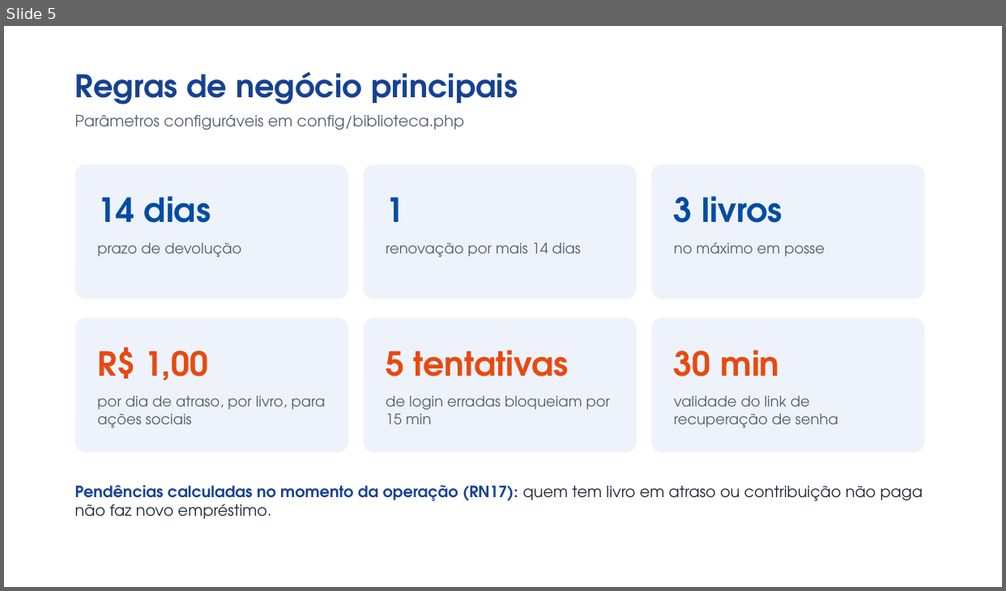
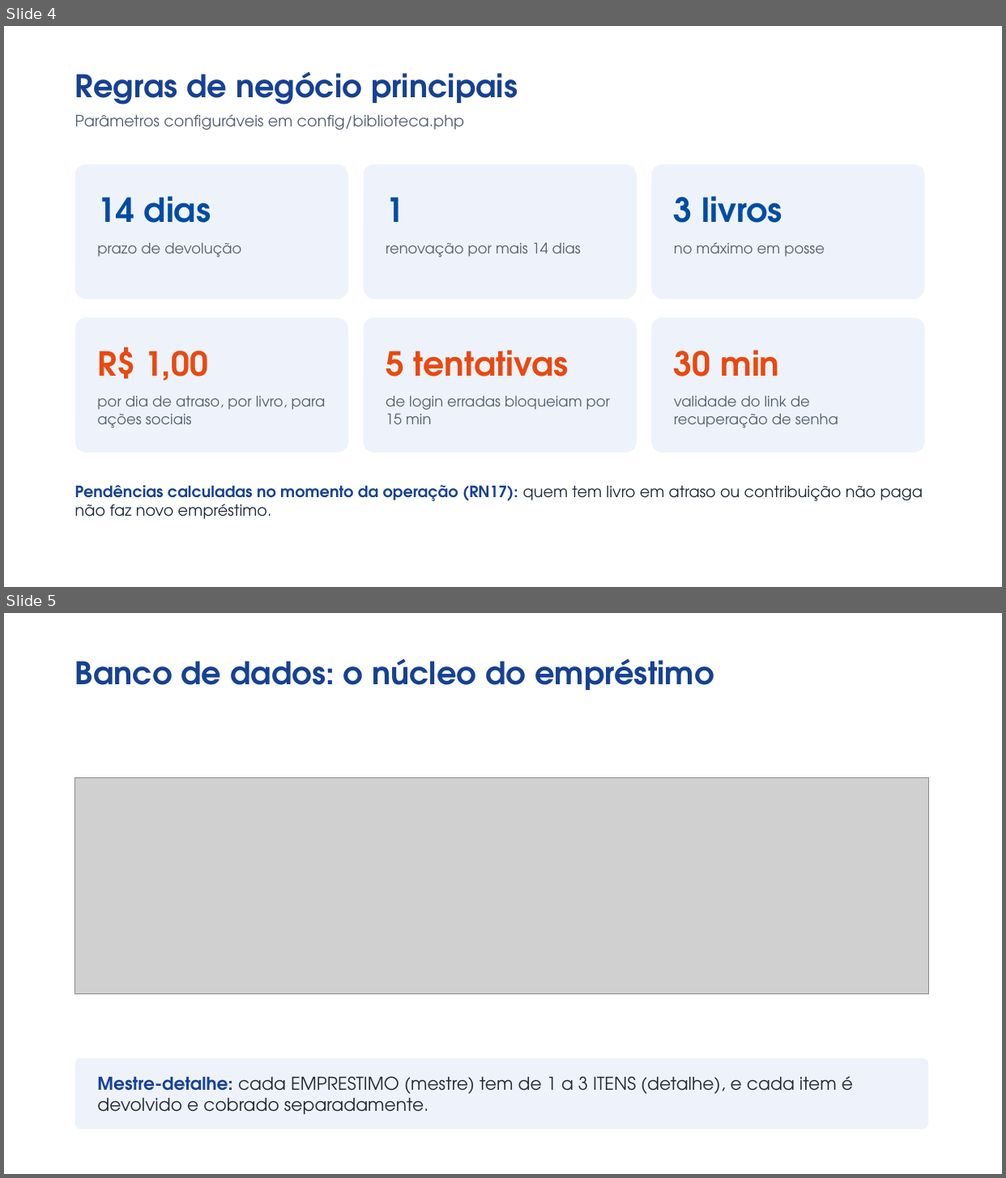
Before and after one commit to mauricioasor/Projeto-individual-senai, a slide deck: docs/apresentacao/Apresentacao_Banca_MR_Biblioteca.pptx. Shown one above the other, each under a label of ours: slide 5 before the commit, slides 4 and 5 after it. The pictures are 1006x591 and 1006x1178 pixels, drawn with LibreOffice and Linux fonts; fonts in the diff are those of the drawing; grey boxes stand for pictures; background and template pictures are left out. Boxes give left, top, right and bottom in pixels: in the first picture for what was removed or moved away, otherwise in the second. Text is boxed around its words. In the diff, an @@ line names an element or a change of style, - is before the commit and + after.

```diff
--- a/docs/apresentacao/Apresentacao_Banca_MR_Biblioteca.pptx
+++ b/docs/apresentacao/Apresentacao_Banca_MR_Biblioteca.pptx
@@ slide 5 added at bbox=[4, 613, 1002, 1174], background #FFFFFF @@
@@ text added at bbox=[75, 658, 714, 690], 30 pt, text #164193, bold @@
+Banco de dados: o núcleo do empréstimo
@@ picture added at bbox=[75, 777, 928, 994] @@
@@ rounded rectangle added at bbox=[75, 1059, 928, 1130], fill #EEF3FB @@
@@ text added at bbox=[97, 1076, 853, 1114], 17 pt, text #1F2937 @@
+Mestre-detalhe: cada EMPRESTIMO (mestre) tem de 1 a 3 ITENS (detalhe), e cada item é devolvido e cobrado separadamente.
@@ what was slide 5 is now slide 4 @@
```
Also in this commit, not shown: 9 slides changed, 2 other slides added, 1 slide removed, 2 other files.
